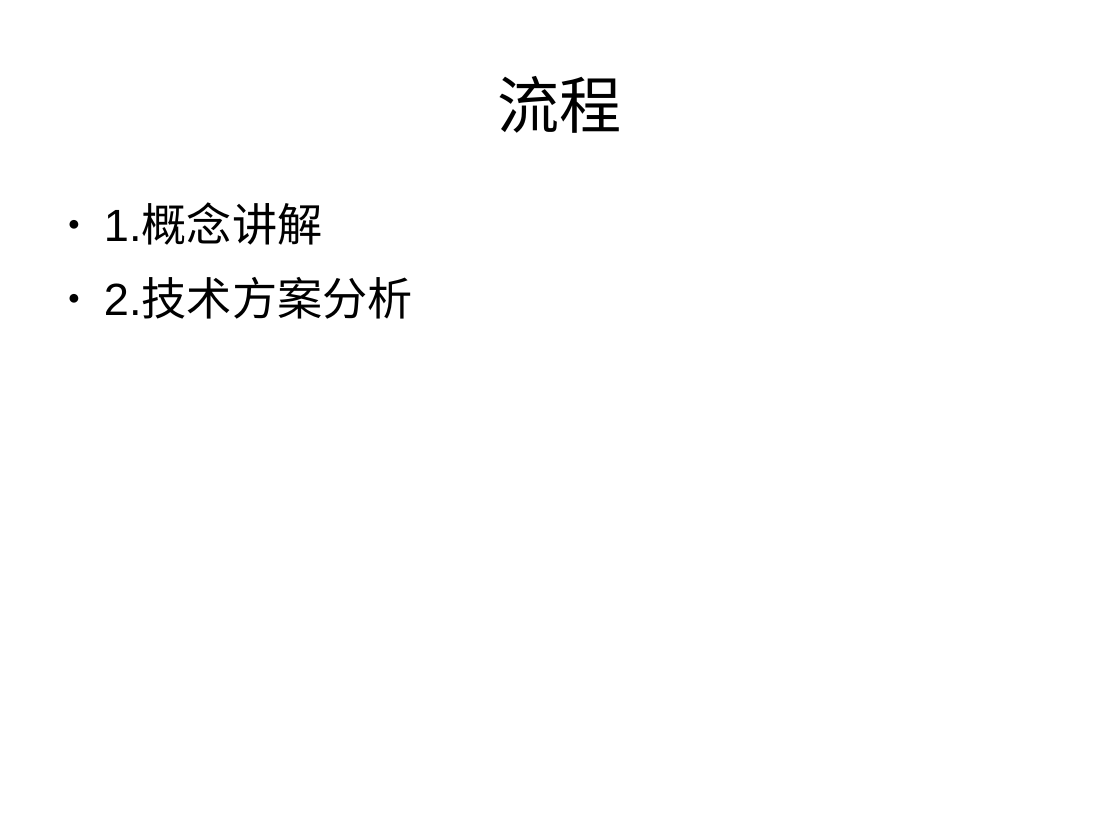
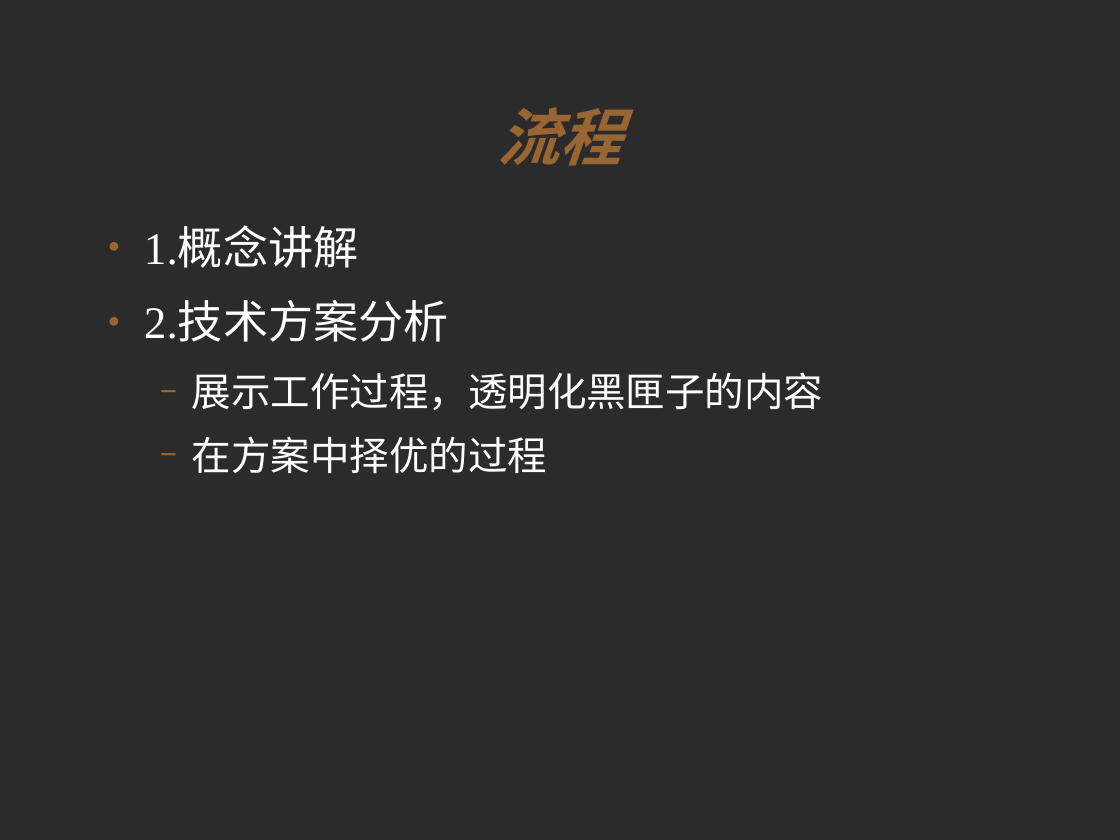
Before and after one commit to sevenler/document, a slide deck: slide 3 of push_operation_for_android.odp. Drawn at 1120x840 pixels with LibreOffice and Linux fonts; fonts in the diff are those of the drawing; background and template pictures are left out; a plain dark background stands for a picture behind light text. Boxes give left, top, right and bottom in pixels: in the first picture for what was removed or moved away, otherwise in the second. Text is boxed around its words. In the diff, an @@ line names an element or a change of style, - is before the commit and + after.

```diff
--- a/push_operation_for_android.odp
+++ b/push_operation_for_android.odp
@@ background #FFFFFF to picture (left out) @@
@@ title "流程": place and size @@
-title "流程" at (498,76,622,133)
+title "流程" at (498,107,622,166)
@@ title "流程" at (498,107,622,166): font Arial to Times New Roman, text colour #000000 to #996633, bold on, italic on @@
@@ text "1.概念讲解": place and size @@
-text "1.概念讲解" at (104,206,413,319)
+text "1.概念讲解" at (144,229,823,474)
@@ text at (144,229,449,342): font Arial to Times New Roman, text colour #000000 to #FFFFFF in "1.概念讲解", "2.技术方案分析"; bullet colour #000000 to #996633 @@
@@ text at (192,372,823,474): paragraphs added @@
+  − 展示工作过程，透明化黑匣子的内容
+  − 在方案中择优的过程
```
Also in this commit, not shown: 9 other slides changed, 3 slides added.
